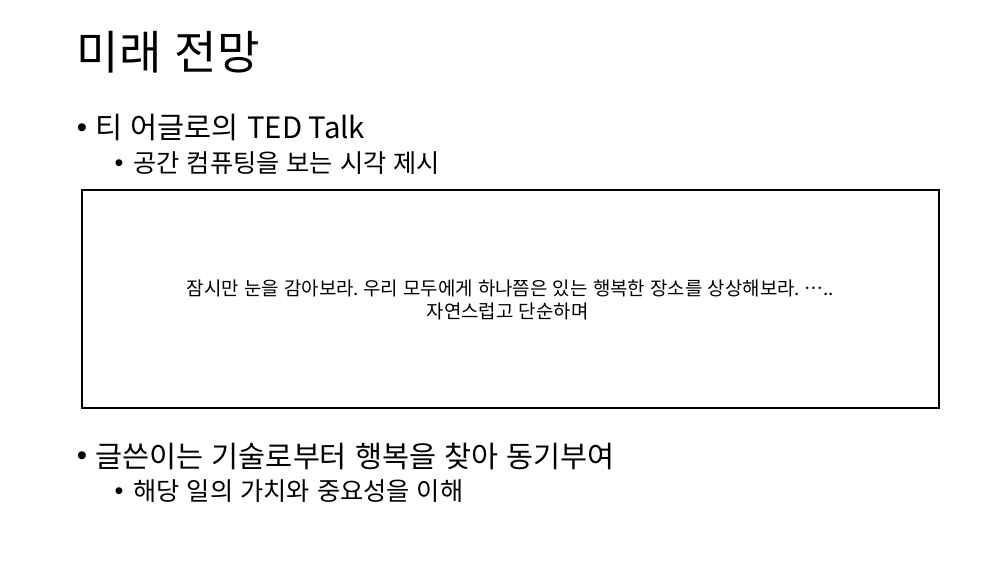
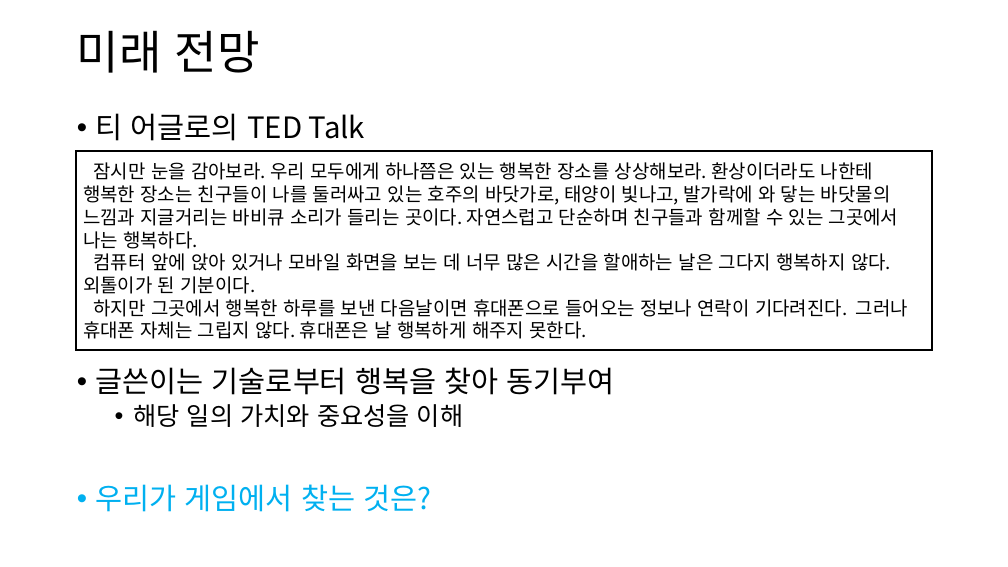
Before and after one commit to Niiok/inha_2021, a slide deck: slide 4 of Saturday/June12.pptm. Drawn at 1008x567 pixels with LibreOffice and Linux fonts; fonts in the diff are those of the drawing. Boxes give left, top, right and bottom in pixels: in the first picture for what was removed or moved away, otherwise in the second. Text is boxed around its words. In the diff, an @@ line names an element or a change of style, - is before the commit and + after.

```diff
--- a/Saturday/June12.pptm
+++ b/Saturday/June12.pptm
@@ rectangle "잠시만 눈을 감아보라. 우리 모두에게 ...": place and size @@
-rectangle "잠시만 눈을 감아보라. 우리 모두에게 ..." at box(82, 191, 938, 409)
+rectangle "잠시만 눈을 감아보라. 우리 모두에게 ..." at box(76, 151, 932, 350)
@@ text in rectangle at box(83, 162, 908, 339): text changed @@
-잠시만 눈을 감아보라. 우리 모두에게 하나쯤은 있는 행복한 장소를 상상해보라. …..
-자연스럽고 단순하며
+잠시만 눈을 감아보라. 우리 모두에게 하나쯤은 있는 행복한 장소를 상상해보라. 환상이더라도 나한테 행복한 장소는 친구들이 나를 둘러싸고 있는 호주의 바닷가로, 태양이 빛나고, 발가락에 와 닿는 바닷물의 느낌과 지글거리는 바비큐 소리가 들리는 곳이다. 자연스럽고 단순하며 친구들과 함께할 수 있는 그곳에서 나는 행복하다.
+컴퓨터 앞에 앉아 있거나 모바일 화면을 보는 데 너무 많은 시간을 할애하는 날은 그다지 행복하지 않다. 외톨이가 된 기분이다.
+하지만 그곳에서 행복한 하루를 보낸 다음날이면 휴대폰으로 들어오는 정보나 연락이 기다려진다. 그러나 휴대폰 자체는 그립지 않다. 휴대폰은 날 행복하게 해주지 못한다.
@@ text at box(134, 151, 440, 174): paragraph removed @@
-  • 공간 컴퓨팅을 보는 시각 제시
@@ text at box(96, 484, 431, 512): paragraph added @@
+• 우리가 게임에서 찾는 것은?
```
Also in this commit, not shown: 2 other slides changed, 20 slides added, 1 slide removed, 1 other file.
